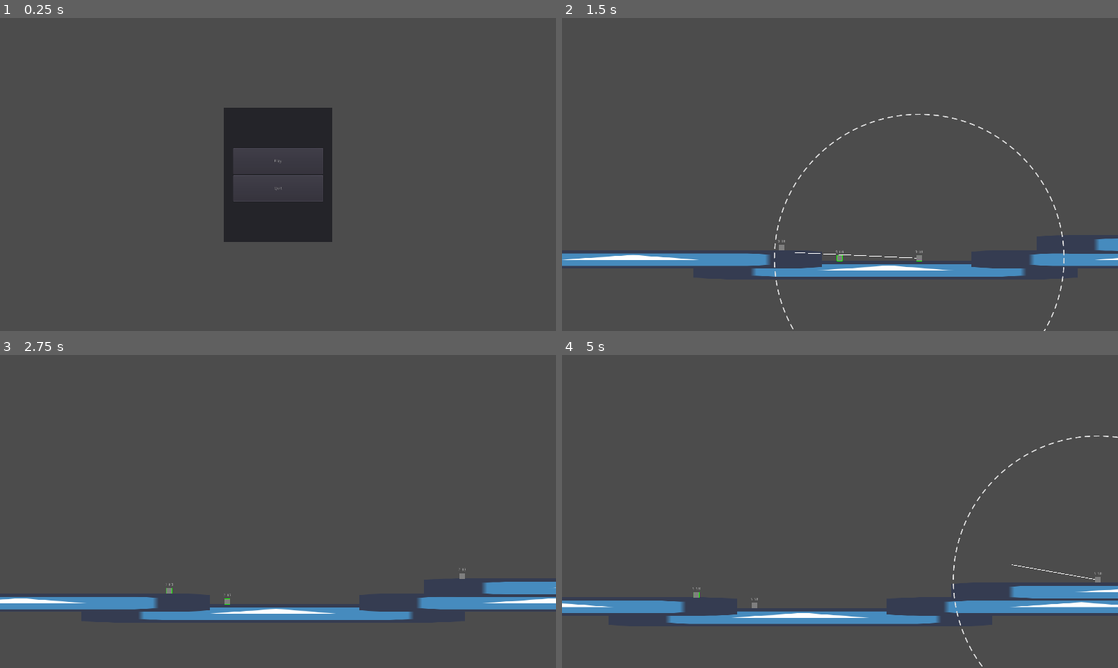
Above: before the commit, frames 1-4 (two rows, left to right).
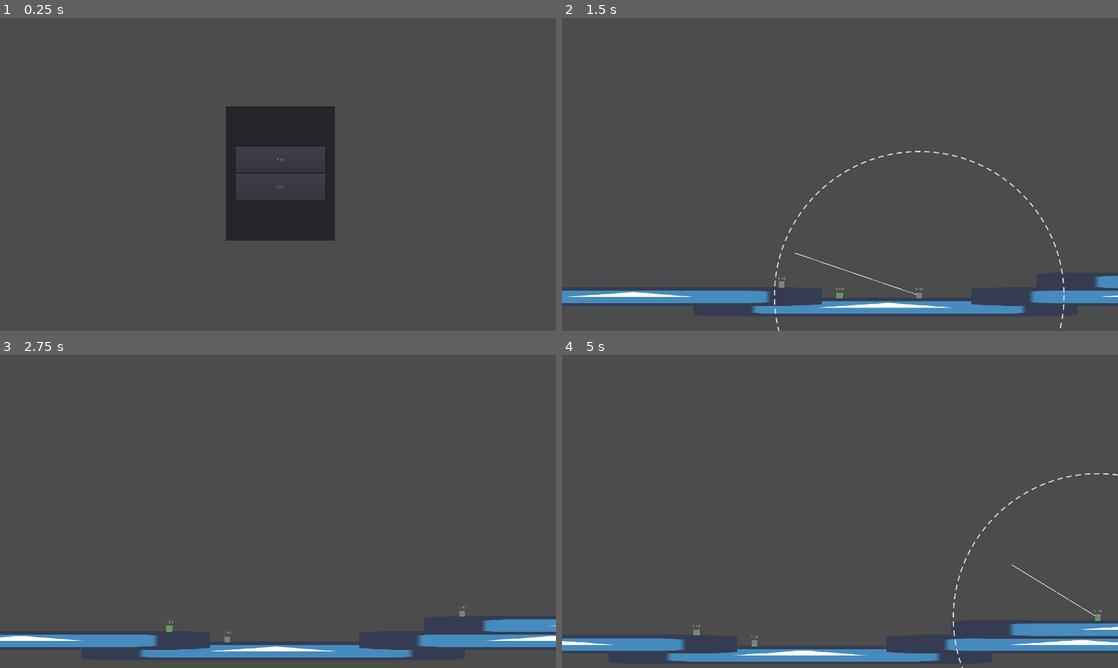
Above: after the commit, the same moments.

Repository: Game-Jammin/GMTK-2021
Game: Godot game, scene res://ui/Main Menu.tscn
Same seed, same stepped clock (60 frames per second), same inputs: the game is played once before the commit and once after it. The engine's default icon, where the game draws it, is replaced by a stand-in: a white triangle on a blue panel in a dark square.
Inputs (mouse positions are in pixels of both pictures, inside the frame that each line leads up to):
- Up to frame 1 (0.25 s): no input
- Up to frame 2 (1.5 s): click "Play" at 0.5 s; move the mouse to (789, 252) at 1.27 s; press the mouse at (789, 252) at 1.28 s; hold D (walk_right) from 1.28 s (still down)
- Up to frame 3 (2.75 s): keep holding D (walk_right); tap Space (jump) at 1.52, 2.27 s; move the mouse to (255, 599) at 2.02 s; release the mouse at (255, 599) at 2.03 s; click (255, 599) at 2.1 s
- Up to frame 4 (5 s): move the mouse to (895, 442) at 2.77 s; release D (walk_right) at 2.78 s; press the mouse at (895, 442) at 2.78 s; hold A (walk_left) 2.78-3.53 s; right-click (895, 442) at 2.85 s; move the mouse to (812, 574) at 3.52 s; release the mouse at (812, 574) at 3.53 s; hold D (walk_right) from 3.53 s (still down); click (812, 574) at 3.6 s; tap Space (jump) at 3.77, 4.52 s; move the mouse to (1006, 558) at 4.27 s; press the mouse at (1006, 558) at 4.28 s

The runs differ from the first frame. In frame 1, 0.9% of the frame differs, in the area x 40-61%, y 28-72%; in frame 2, 8.7%; in frame 3, 8.8%; in frame 4, 9.7%, in the area x 0-100%, y 25-100%.

Commit message:
Added camera shake and explosion

Diff:
--- /dev/null
+++ b/Camera.gd
@@ -0,0 +1,62 @@
+extends Position2D
+
+const TRANS = Tween.TRANS_SINE
+const EASE = Tween.EASE_IN_OUT
+
+onready var camera = $Camera2D
+
+var characters = []
+
+export (int) var vertical_offset = 400
+
+var priority = 0
+var amplitude = 0
+
+func _ready():
+	Global.connect('shake_camera', self, '_on_shake_camera')
+	global_position.y = vertical_offset
+
+func _process(delta):
+	characters = get_tree().get_nodes_in_group("Characters")
+	if (characters.size() > 0):
+		var total_postion = Vector2.ZERO
+		for character in characters:
+			total_postion += character.global_position
+		var midpoint = total_postion/characters.size()
+		midpoint.y = midpoint.y - vertical_offset
+		global_position = midpoint
+
+func _on_shake_camera(duration = 0.2, frequency = 15, amplitude = 16, priority = 0):
+	if priority >= self.priority:
+
+		self.priority = priority
+		self.amplitude = amplitude
+
+		$Duration.wait_time = duration
+		$Frequency.wait_time = 1 / float(frequency)
+
+		$Duration.start()
+		$Frequency.start()
+
+		_new_shake()
+
+func _new_shake():
+	var rand = Vector2()
+	rand.x = rand_range(-amplitude, amplitude)
+	rand.y = rand_range(-amplitude, amplitude)
+
+	$ShakeTween.interpolate_property(camera, "offset", camera.offset, rand, $Frequency.wait_time, TRANS, EASE)
+	$ShakeTween.start()
+
+func _reset():
+	$ShakeTween.interpolate_property(camera, "offset", camera.offset, Vector2(), $Frequency.wait_time, TRANS, EASE)
+	$ShakeTween.start()
+
+	priority = 0
+
+func _on_Frequency_timeout():
+	_new_shake()
+
+func _on_Duration_timeout():
+	_reset()
+	$Frequency.stop()
--- /dev/null
+++ b/Camera.tscn
@@ -0,0 +1,21 @@
+[gd_scene load_steps=2 format=2]
+
+[ext_resource path="res://Camera.gd" type="Script" id=1]
+
+[node name="Camera" type="Position2D"]
+script = ExtResource( 1 )
+
+[node name="Camera2D" type="Camera2D" parent="."]
+current = true
+smoothing_enabled = true
+editor_draw_limits = true
+editor_draw_drag_margin = true
+
+[node name="ShakeTween" type="Tween" parent="."]
+
+[node name="Frequency" type="Timer" parent="."]
+
+[node name="Duration" type="Timer" parent="."]
+one_shot = true
+[connection signal="timeout" from="Frequency" to="." method="_on_Frequency_timeout"]
+[connection signal="timeout" from="Duration" to="." method="_on_Duration_timeout"]
--- a/CameraTarget.gd
+++ /dev/null
@@ -1,12 +0,0 @@
-extends Position2D
-
-var characters = []
-
-func _ready():
-	characters = get_tree().get_nodes_in_group("Characters")
-
-func _process(delta):
-	var total_postion = Vector2.ZERO
-	for character in characters:
-		total_postion += character.global_position
-	global_position = total_postion / 3
--- a/Game.tscn
+++ b/Game.tscn
@@ -3,7 +3,7 @@
 [ext_resource path="res://characters/Exploder.tscn" type="PackedScene" id=1]
 [ext_resource path="res://art/temp/icon.png" type="Texture" id=2]
 [ext_resource path="res://characters/PanicShroom.tscn" type="PackedScene" id=3]
-[ext_resource path="res://CameraTarget.gd" type="Script" id=4]
+[ext_resource path="res://Camera.tscn" type="PackedScene" id=4]
 [ext_resource path="res://characters/LazyShroom.tscn" type="PackedScene" id=5]
 [ext_resource path="res://ui/Pause.tscn" type="PackedScene" id=6]
 
@@ -12,16 +12,7 @@
 
 [node name="Game" type="Node2D"]
 
-[node name="CameraTarget" type="Position2D" parent="."]
-script = ExtResource( 4 )
-
-[node name="Camera2D" type="Camera2D" parent="CameraTarget"]
-current = true
-smoothing_enabled = true
-offset_v = -1.0
-drag_margin_bottom = 0.5
-editor_draw_limits = true
-editor_draw_drag_margin = true
+[node name="Camera" parent="." instance=ExtResource( 4 )]
 
 [node name="Exploder" parent="." instance=ExtResource( 1 )]
 position = Vector2( 494.29, 811.585 )
--- /dev/null
+++ b/Node2D.gd
@@ -0,0 +1,5 @@
+extends Node2D
+
+func _input(event):
+	if event.is_action_pressed("left_click"):
+		Global.shake_screen(0.4, 15, 16, 0)
--- /dev/null
+++ b/Node2D.tscn
@@ -0,0 +1,14 @@
+[gd_scene load_steps=4 format=2]
+
+[ext_resource path="res://Camera.tscn" type="PackedScene" id=1]
+[ext_resource path="res://art/temp/icon.png" type="Texture" id=2]
+[ext_resource path="res://Node2D.gd" type="Script" id=3]
+
+[node name="Node2D" type="Node2D"]
+script = ExtResource( 3 )
+
+[node name="Camera" parent="." instance=ExtResource( 1 )]
+
+[node name="Sprite" type="Sprite" parent="."]
+position = Vector2( 0, -143.499 )
+texture = ExtResource( 2 )
--- /dev/null
+++ b/art/explosion_particle.svg
@@ -0,0 +1,64 @@
+<?xml version="1.0" encoding="UTF-8" standalone="no"?>
+<svg
+   xmlns:dc="http://purl.org/dc/elements/1.1/"
+   xmlns:cc="http://creativecommons.org/ns#"
+   xmlns:rdf="http://www.w3.org/1999/02/22-rdf-syntax-ns#"
+   xmlns:svg="http://www.w3.org/2000/svg"
+   xmlns="http://www.w3.org/2000/svg"
+   xmlns:sodipodi="http://sodipodi.sourceforge.net/DTD/sodipodi-0.dtd"
+   xmlns:inkscape="http://www.inkscape.org/namespaces/inkscape"
+   sodipodi:docname="explosion_particle.svg"
+   inkscape:version="1.0 (4035a4fb49, 2020-05-01)"
+   id="svg8"
+   version="1.1"
+   viewBox="0 0 4.1012422 3.697659"
+   height="3.697659mm"
+   width="4.1012421mm">
+  <defs
+     id="defs2" />
+  <sodipodi:namedview
+     inkscape:window-maximized="1"
+     inkscape:window-y="-8"
+     inkscape:window-x="-8"
+     inkscape:window-height="1027"
+     inkscape:window-width="1920"
+     fit-margin-bottom="0"
+     fit-margin-right="0"
+     fit-margin-left="0"
+     fit-margin-top="0"
+     showgrid="false"
+     inkscape:document-rotation="0"
+     inkscape:current-layer="layer1"
+     inkscape:document-units="mm"
+     inkscape:cy="12.965013"
+     inkscape:cx="7.5761844"
+     inkscape:zoom="15.839192"
+     inkscape:pageshadow="2"
+     inkscape:pageopacity="0"
+     borderopacity="1.0"
+     bordercolor="#666666"
+     pagecolor="#000000"
+     id="base" />
+  <metadata
+     id="metadata5">
+    <rdf:RDF>
+      <cc:Work
+         rdf:about="">
+        <dc:format>image/svg+xml</dc:format>
+        <dc:type
+           rdf:resource="http://purl.org/dc/dcmitype/StillImage" />
+        <dc:title></dc:title>
+      </cc:Work>
+    </rdf:RDF>
+  </metadata>
+  <g
+     transform="translate(-83.742777,-89.690939)"
+     id="layer1"
+     inkscape:groupmode="layer"
+     inkscape:label="Layer 1">
+    <path
+       d="m 84.991687,89.690946 a 1.2489131,1.2489131 0 0 0 -1.24891,1.24891 1.2489131,1.2489131 0 0 0 0.402918,0.918728 1.2489131,1.2489131 0 0 0 -0.03206,0.281106 1.2489131,1.2489131 0 0 0 1.248908,1.248908 1.2489131,1.2489131 0 0 0 1.222336,-0.992626 1.2489131,1.2489131 0 0 0 0.01023,4.3e-5 1.2489131,1.2489131 0 0 0 1.24891,-1.248912 1.2489131,1.2489131 0 0 0 -1.24891,-1.248908 1.2489131,1.2489131 0 0 0 -0.679656,0.201125 1.2489131,1.2489131 0 0 0 -0.923748,-0.408381 z"
+       style="fill:#ffffff;fill-opacity:1;stroke-width:0.793999;stroke-linecap:round;stroke-linejoin:round;paint-order:markers fill stroke"
+       id="path833" />
+  </g>
+</svg>
--- a/characters/Character.gd
+++ b/characters/Character.gd
@@ -1,6 +1,7 @@
 extends KinematicBody2D
+class_name Character
 
-class_name Character
+onready var explosion = 'res://characters/components/Explosion.tscn'
 
 export (bool) var is_escort = false
 
@@ -46,4 +47,7 @@
 			$FuseTimer.stop()
 
 func _on_FuseTimer_timeout():
-	print ("Boom!")
+	var new_explosion = load(explosion).instance()
+	new_explosion.global_position = global_position
+	get_parent().add_child(new_explosion)
+	queue_free()
--- /dev/null
+++ b/characters/components/Explosion.gd
@@ -0,0 +1,9 @@
+extends Node2D
+
+func _ready():
+	Global.shake_screen(0.2, 15, 16, 0)
+	$Particles2D.emitting = true
+
+func _process(_event):
+	if not $Particles2D.emitting:
+		queue_free()
--- /dev/null
+++ b/characters/components/Explosion.tscn
@@ -0,0 +1,42 @@
+[gd_scene load_steps=8 format=2]
+
+[ext_resource path="res://characters/components/Explosion.gd" type="Script" id=1]
+[ext_resource path="res://art/explosion_particle.svg" type="Texture" id=2]
+
+[sub_resource type="Gradient" id=2]
+offsets = PoolRealArray( 0, 0.725686, 1 )
+colors = PoolColorArray( 1, 0, 0, 1, 1, 0.629883, 0, 1, 0.615686, 0.615686, 0.615686, 0.0980392 )
+
+[sub_resource type="GradientTexture" id=3]
+gradient = SubResource( 2 )
+
+[sub_resource type="Curve" id=1]
+_data = [ Vector2( 0, 0 ), 0.0, 3.44186, 0, 0, Vector2( 0.988636, 0.636364 ), -1.91411, 0.0, 0, 0 ]
+
+[sub_resource type="CurveTexture" id=4]
+curve = SubResource( 1 )
+
+[sub_resource type="ParticlesMaterial" id=5]
+flag_disable_z = true
+spread = 180.0
+gravity = Vector3( 0, 0, 0 )
+initial_velocity = 120.0
+initial_velocity_random = 1.0
+orbit_velocity = 0.0
+orbit_velocity_random = 0.0
+angle = 90.0
+angle_random = 1.0
+scale_curve = SubResource( 4 )
+color_ramp = SubResource( 3 )
+
+[node name="Explosion" type="Node2D"]
+script = ExtResource( 1 )
+
+[node name="Particles2D" type="Particles2D" parent="."]
+emitting = false
+amount = 64
+lifetime = 0.5
+one_shot = true
+explosiveness = 0.75
+process_material = SubResource( 5 )
+texture = ExtResource( 2 )
--- a/project.godot
+++ b/project.godot
@@ -40,8 +40,7 @@
 
 window/size/width=1920
 window/size/height=1080
-window/size/test_width=960
-window/size/test_height=540
+window/size/fullscreen=true
 window/stretch/mode="2d"
 window/stretch/aspect="keep"
 
--- a/singletons/Global.gd
+++ b/singletons/Global.gd
@@ -1,6 +1,10 @@
 extends Node
 
 signal linked_changed
+signal shake_camera
 
 func change_linked(character):
 	emit_signal("linked_changed", character)
+
+func shake_screen(duration, frequency, amplitude, priority):
+	emit_signal("shake_camera", duration, frequency, amplitude, priority)
--- a/ui/Main Menu.tscn
+++ b/ui/Main Menu.tscn
@@ -5,6 +5,10 @@
 [node name="Main Menu" type="Control"]
 anchor_right = 1.0
 anchor_bottom = 1.0
+margin_left = 8.07379
+margin_top = -5.26315
+margin_right = 8.07373
+margin_bottom = -5.26318
 script = ExtResource( 1 )
 __meta__ = {
 "_edit_use_anchors_": false
Not shown, added: art/explosion_particle.svg.import
